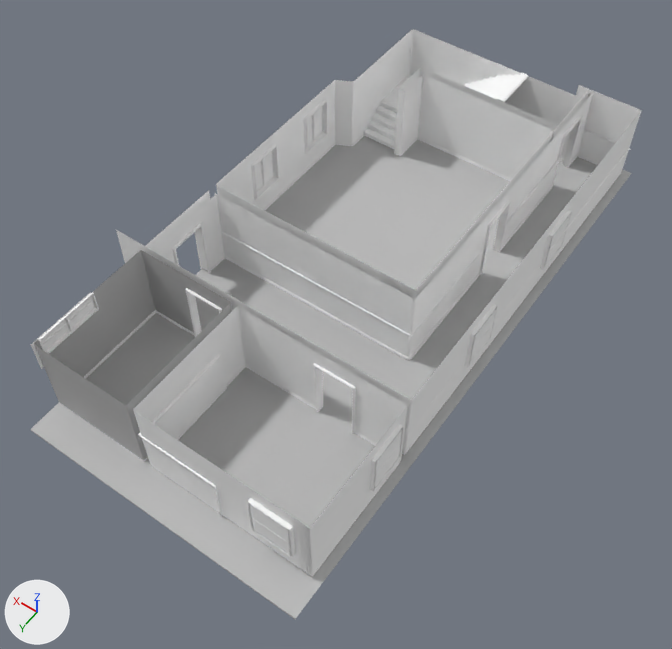
The FBX model Editor/Assets/IronWrought/Mesh/Environment/Cabin_Level/Cabin_lv1.fbx, before and after one commit.
The view is the same before and after, from a 50 mm lens placed at (-13.29, 5.54, 19.86), pointed at (-3.99, -7.48, -0.59). The lights are fixed; the arrows at lower left show +X, +Y and +Z. Where no turn or scale is listed for an object, it has been applied to the vertices. Vertices at the same position are counted once.

The scene before the commit, as lines of its bpy script (objects in view):
```python
me_mesh = bpy.data.meshes.new('Mesh')
me_mesh.from_pydata(...)  # 4721 vertices, 3891 faces; spans x -8.2..1.0, y -17.3..0.0, z -1.9..2.5
# faces by material slot: [3225, 258, 244, 38, 61, 2, 8, 55]
me_mesh.materials.append(mat_m02_wood_flat)  # its picture is missing
me_mesh.materials.append(mat_m01_tapestry_wall)  # its picture is missing
me_mesh.materials.append(mat_m03_wall_tiles)  # its picture is missing
me_mesh.materials.append(mat_m04_bathroom_tiles)  # grey #bcbcbc
me_mesh.materials.append(mat_m06_woodfloor)  # grey #bcbcbc
me_mesh.materials.append(mat_m07_bathroom_floor)  # grey #bcbcbc
me_mesh.materials.append(mat_m08_glass_material)  # its picture is missing
me_mesh.materials.append(mat_m05_kitchen_tiles)  # its picture is missing
# before: 2434 (-7.0, -4.6, 2.5) at pixel (370, 383), 2435 (-7.0, -4.6, 0.1) at pixel (367, 438), 2501 (-8.0, -4.6, 2.5) at pixel (406, 404), 2510 (-8.0, -4.6, 0.1) at pixel (400, 458), 2749 (-7.0, -4.6, 2.0) at pixel (369, 394)
# before: 2750 (-8.0, -4.6, 2.0) at pixel (405, 415)
ob_cabin_lv1 = bpy.data.objects.new('cabin_lv1', me_mesh)
ob_cabin_lv1.location = (0.0, 0.0, 0.0)
```
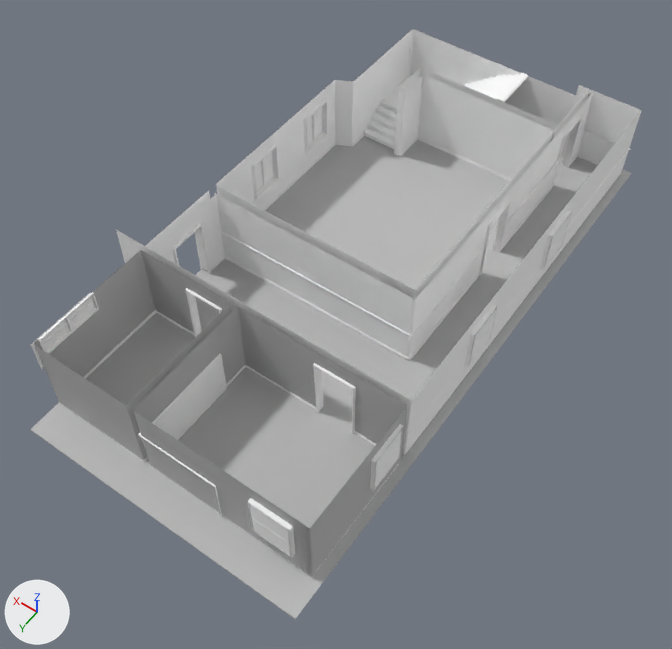
Scene script edits in JSON lines:
```json
{"op": "add", "block": "mat_green_wallpaper", "code": ["mat_green_wallpaper = principled_material('Green_wallpaper')", "mat_green_wallpaper.base_color = (0.5, 0.5, 0.5)  # grey #bcbcbc", "mat_green_wallpaper.roughness = 0.749"]}
{"block": "me_mesh", "where": "# used by ob_cabin_lv1; location = (0.0, 0.0, 0.0)"}
{"block": "me_mesh", "where": "# verts and faces of me_mesh; kept vertices keep their numbers, new ones are numbered from 4721"}
{"op": "remove", "block": "me_mesh", "code": "me_mesh.from_pydata(...)  # 4721 vertices, 3891 faces; spans x -8.2..1.0, y -17.3..0.0, z -1.9..2.5"}
{"op": "add", "block": "me_mesh", "code": "me_mesh.from_pydata(...)  # 4720 vertices, 3891 faces; spans x -8.2..1.0, y -17.3..0.0, z -1.9..2.5"}
{"block": "me_mesh", "change": "me_mesh part 1"}
{"op": "add", "block": "me_mesh", "code": "delete_vertices([2749])  # with the faces that use them"}
{"op": "add", "block": "me_mesh", "code": "faces += [(2434, 2750, 2501), (2434, 2435, 2510, 2750)]  # mat_green_wallpaper (grey #bcbcbc)"}
{"block": "me_mesh", "change": "me_mesh part 2: 38 faces spanning x -8.0..-3.1, y -4.6..-1.0, z 0.1..2.5 switch from mat_m01_tapestry_wall (its picture is missing) to mat_green_wallpaper (grey #bcbcbc)"}
```

Changed parts and their boxes (x1, y1, x2, y2) in the pictures (672 x 649 px; the box of a moved part takes in the faces that stretch with it):
```json
{"part": 1, "of": "me_mesh", "change": "moved or reshaped", "before": [368, 384, 407, 444], "after": [368, 384, 407, 444]}
{"part": 2, "of": "me_mesh", "change": "recoloured", "before": [133, 307, 407, 576], "after": [133, 307, 407, 576]}
```
